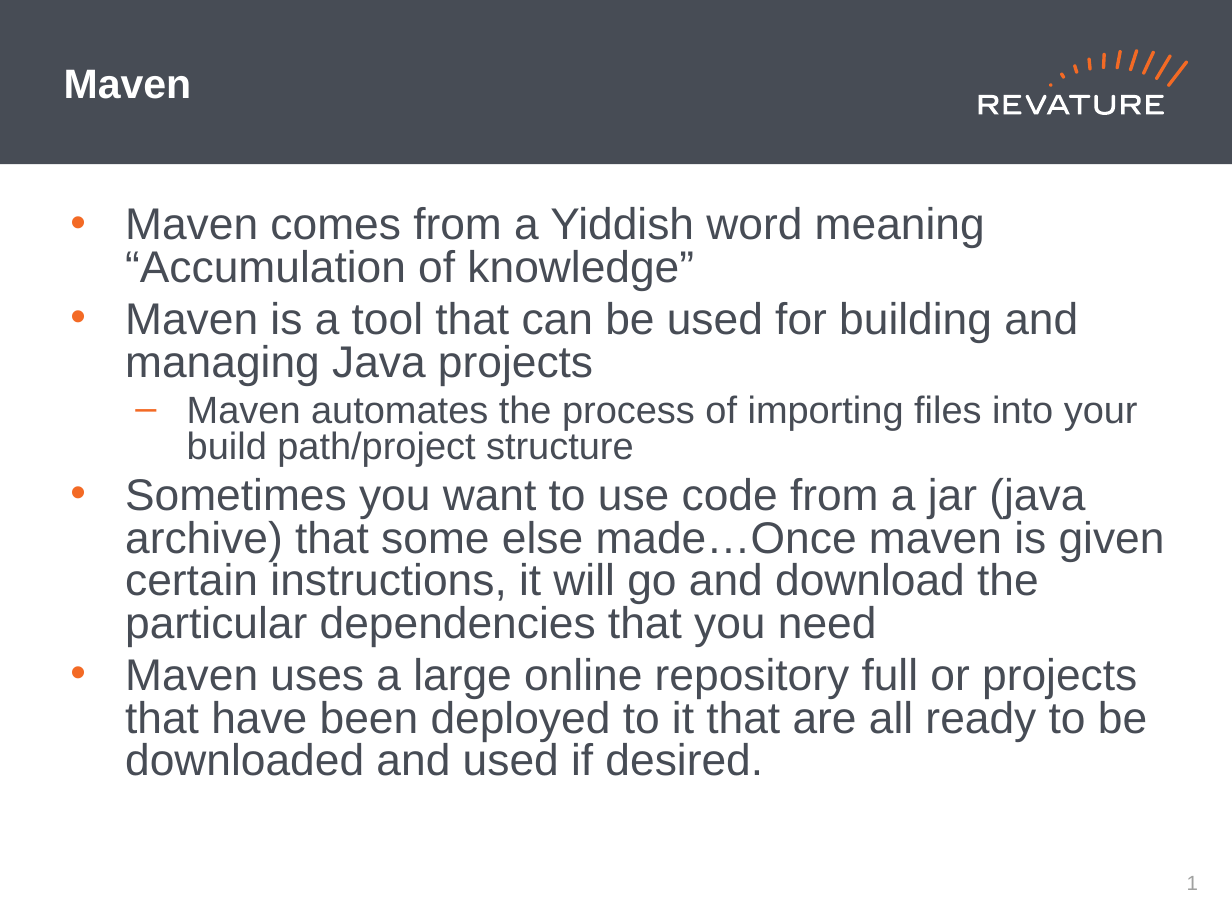
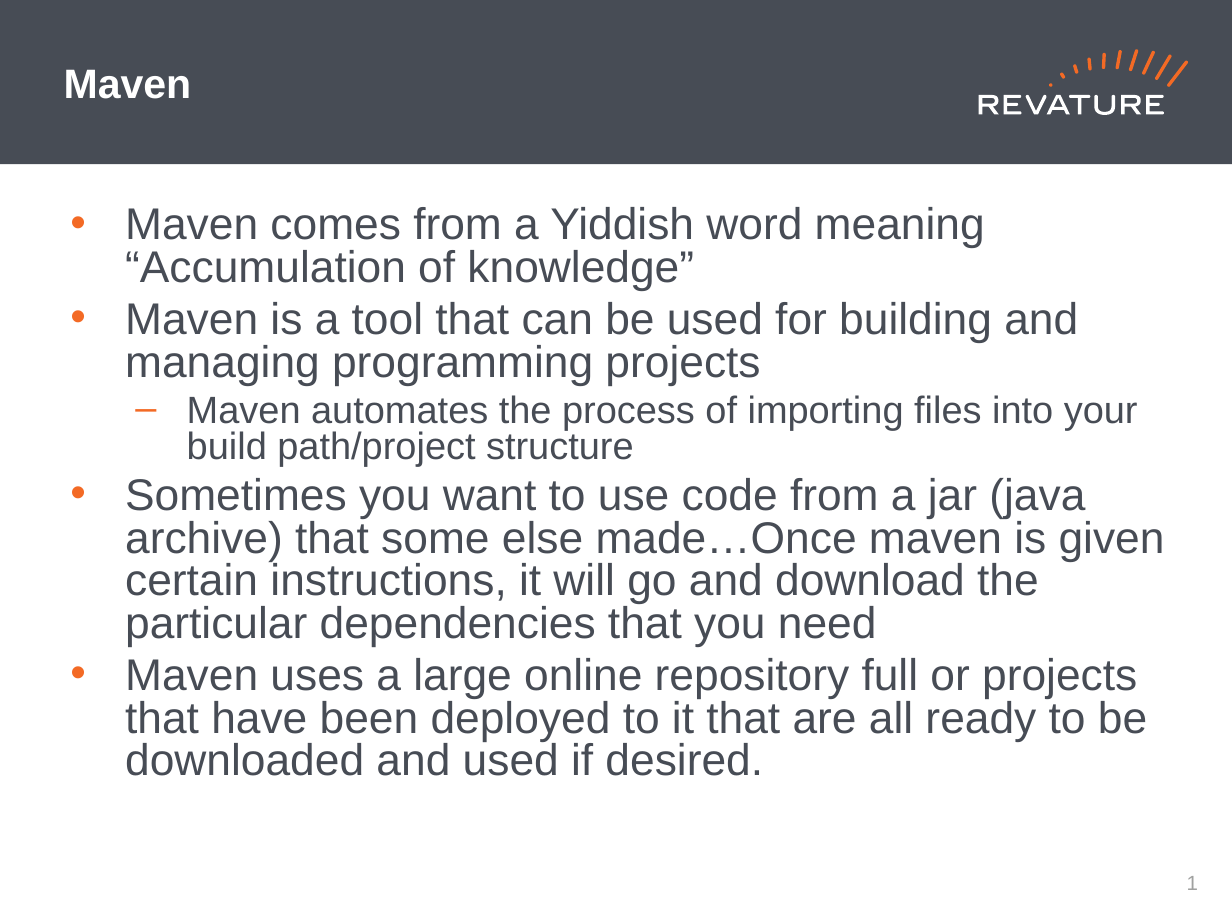
Before and after one commit to jhigherevature/8302021_RAP, a slide deck: slide 2 of powerpoints/Day_25.pptx. Drawn at 1232x924 pixels with LibreOffice and Linux fonts; fonts in the diff are those of the drawing. Boxes give left, top, right and bottom in pixels: in the first picture for what was removed or moved away, otherwise in the second. Text is boxed around its words. In the diff, an @@ line names an element or a change of style, - is before the commit and + after.

```diff
--- a/powerpoints/Day_25.pptx
+++ b/powerpoints/Day_25.pptx
@@ text at [125, 302, 1078, 385]: text changed @@
-• Maven is a tool that can be used for building and managing Java projects
+• Maven is a tool that can be used for building and managing programming projects
```
Also in this commit, not shown: 1 other slide changed, 9 other files.
